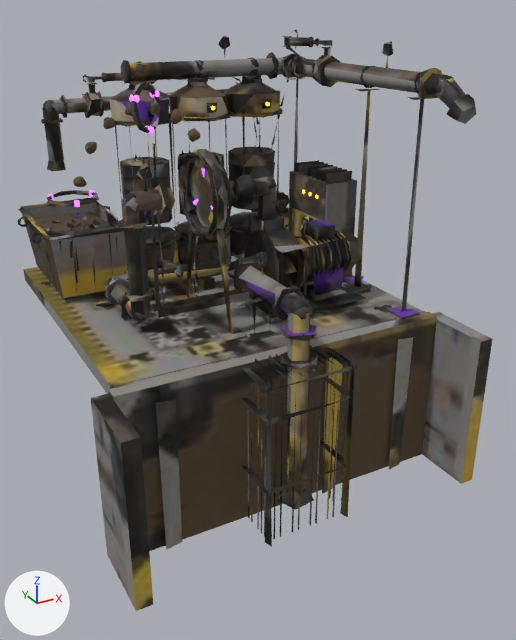
What one commit did to the glTF model arte/modelos/maquinas/filtro_agua/filtro_agua.glb.
Before and after are seen from a 50 mm camera at (-1.83, -3.99, 1.78) aimed at (0.12, -0.44, 0.0). The lights are fixed; the arrows at lower left show +X, +Y and +Z. The older version comes first. Where no turn or scale is listed for an object, it has been applied to the vertices. Vertices at exactly the same position are counted once.

Objects in the first picture: 'filtro_agua_corpo' and 14 more.
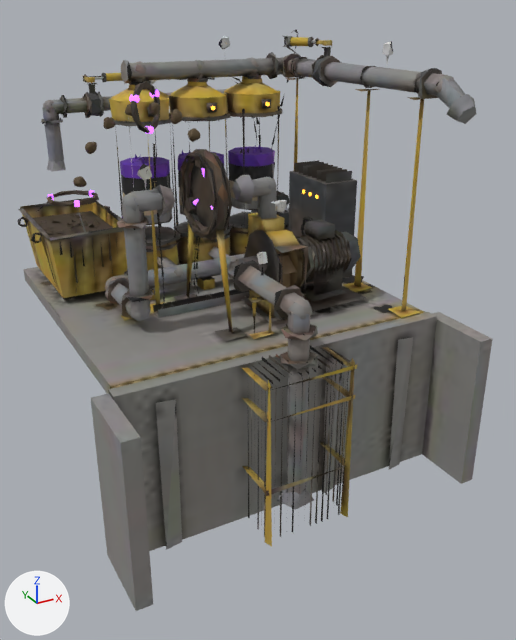
What differs and where, as boxes [x1, y1, x2, y2] in the pictures (516 x 640 px; the box of a moved part takes in the faces that stretch with it):
part 1 of me_laje, moved or reshaped: before [38, 47, 476, 539]; after [38, 47, 476, 526]
part 2 of me_laje, surface changed: [18, 34, 492, 611] in both

The change, as a diff of the scene's bpy script:
```diff
--- a/arte/modelos/maquinas/filtro_agua/filtro_agua.glb.py
+++ b/arte/modelos/maquinas/filtro_agua/filtro_agua.glb.py
@@ me_laje @@
 # used by ob_filtro_agua_corpo; location = (0.0, 0.0, 0.0)
-me_laje.from_pydata(...)  # 5016 vertices, 5340 faces; spans x -1.09..1.09, y -1.42..1.04, z -0.9..1.64
+me_laje.from_pydata(...)  # 5016 vertices, 5341 faces; spans x -1.09..1.09, y -1.42..1.04, z -0.9..1.64
+# me_laje part 1: 802 of 5016 vertices moved; they spanned x -0.97..0.93, y -1.33..1.04, z -0.88..1.6 and now span x -0.97..0.93, y -1.33..1.04, z -0.88..1.6; mean shift (0.0, 0.0, 0.0); largest move (-0.3, 0.58, 1.37) -> (0.83, -1.1, 1.35)
+# me_laje part 2: 4573 kept faces spanning x -1.09..1.09, y -1.42..0.99, z -0.9..1.64 get new texture (UV) coordinates
 me_laje.materials.append(mat_filtro_agua_tex)
```
